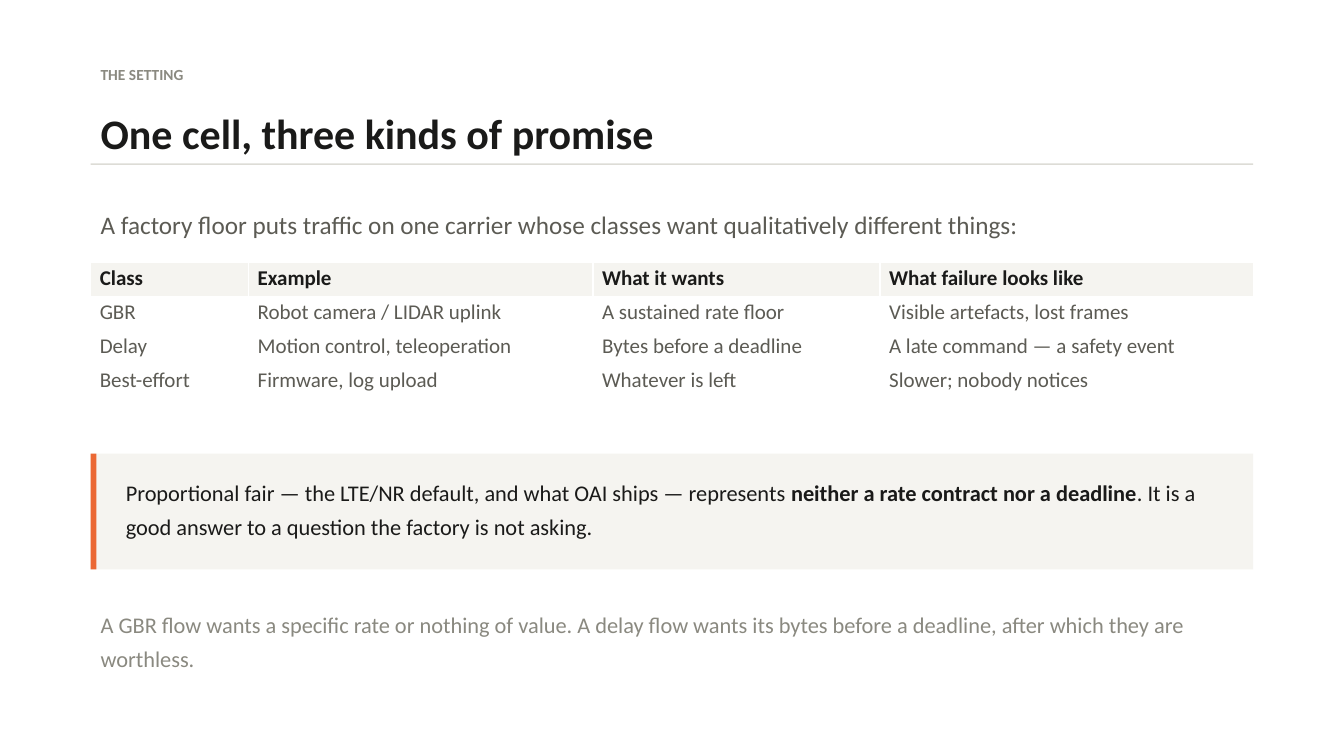
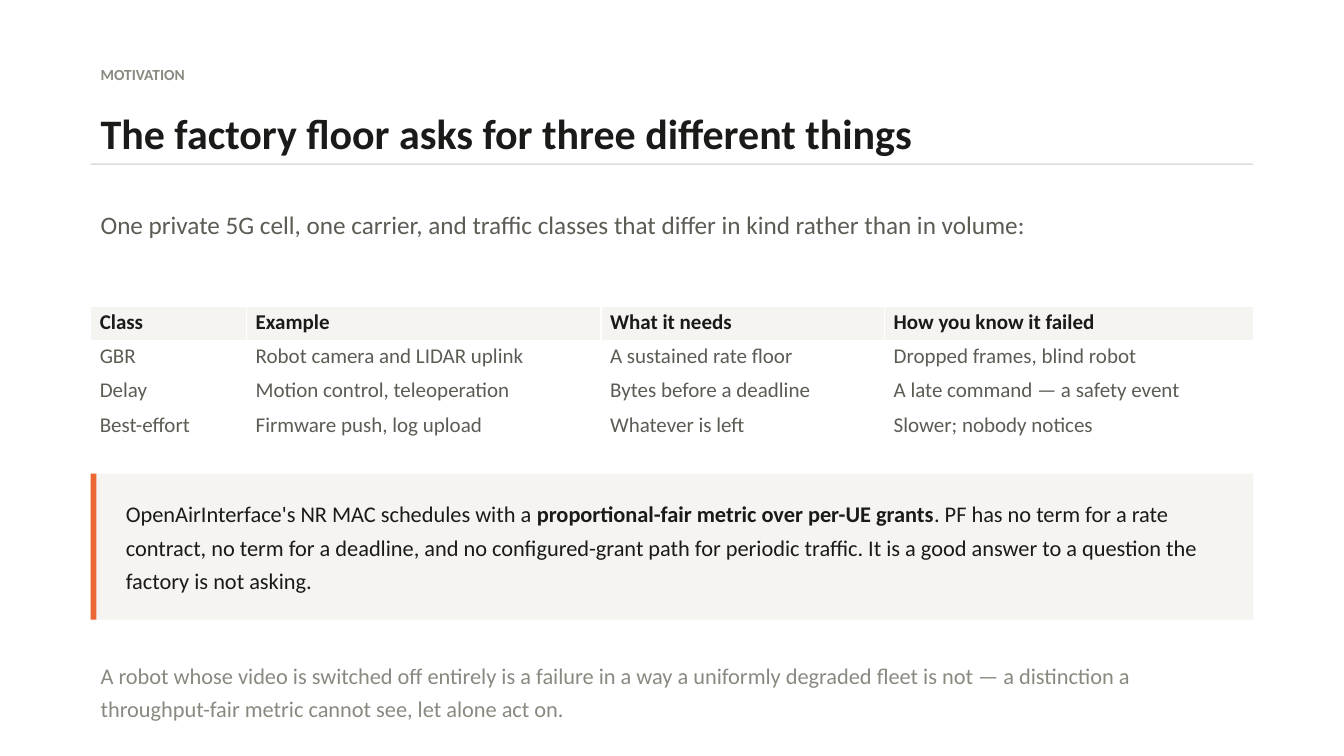
Before and after one commit to rahulnetsc/5g-qos-stack-personal, a slide deck: slide 2 of deck/two-tier-scheduler.pptx. Drawn at 1344x756 pixels with LibreOffice and Linux fonts; fonts in the diff are those of the drawing. Boxes give left, top, right and bottom in pixels: in the first picture for what was removed or moved away, otherwise in the second. Text is boxed around its words. In the diff, an @@ line names an element or a change of style, - is before the commit and + after.

```diff
--- a/deck/two-tier-scheduler.pptx
+++ b/deck/two-tier-scheduler.pptx
@@ text at (x1=101, y1=70, x2=185, y2=80): text changed @@
-THE SETTING
+MOTIVATION
@@ text at (x1=101, y1=119, x2=911, y2=156): text changed @@
-One cell, three kinds of promise
+The factory floor asks for three different things
@@ text at (x1=101, y1=216, x2=1025, y2=238): text changed @@
-A factory floor puts traffic on one carrier whose classes want qualitatively different things:
+One private 5G cell, one carrier, and traffic classes that differ in kind rather than in volume:
@@ table at (x1=91, y1=307, x2=1254, y2=444) @@
-row 1, column 3: What it wants
+row 1, column 3: What it needs
-row 1, column 4: What failure looks like
+row 1, column 4: How you know it failed
-row 2, column 2: Robot camera / LIDAR uplink
+row 2, column 2: Robot camera and LIDAR uplink
-row 2, column 4: Visible artefacts, lost frames
+row 2, column 4: Dropped frames, blind robot
-row 4, column 2: Firmware, log upload
+row 4, column 2: Firmware push, log upload
@@ table moved from (x1=91, y1=262, x2=1254, y2=399) to (x1=91, y1=307, x2=1254, y2=444) @@
@@ rectangle resized from (x1=91, y1=454, x2=1253, y2=570) to (x1=91, y1=474, x2=1253, y2=620) @@
@@ rectangle resized from (x1=91, y1=454, x2=97, y2=570) to (x1=91, y1=474, x2=97, y2=620) @@
@@ text at (x1=126, y1=506, x2=1196, y2=593): text changed @@
-Proportional fair — the LTE/NR default, and what OAI ships — represents neither a rate contract nor a deadline. It is a good answer to a question the factory is not asking.
+OpenAirInterface's NR MAC schedules with a proportional-fair metric over per-UE grants. PF has no term for a rate contract, no term for a deadline, and no configured-grant path for periodic traffic. It is a good answer to a question the factory is not asking.
@@ text at (x1=101, y1=668, x2=1130, y2=721): text changed @@
-A GBR flow wants a specific rate or nothing of value. A delay flow wants its bytes before a deadline, after which they are worthless.
+A robot whose video is switched off entirely is a failure in a way a uniformly degraded fleet is not — a distinction a throughput-fair metric cannot see, let alone act on.
```
Also in this commit, not shown: 4 other slides changed, 6 slides added, 6 slides removed, 3 other files.
